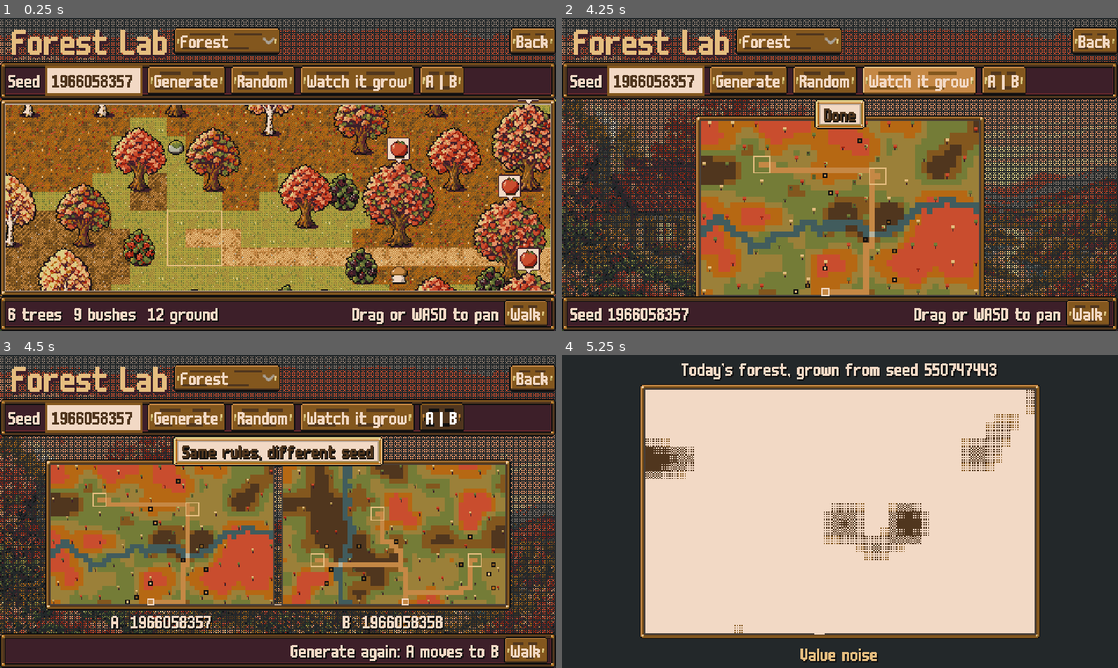
Above: before the commit, frames 1-4 (two rows, left to right).
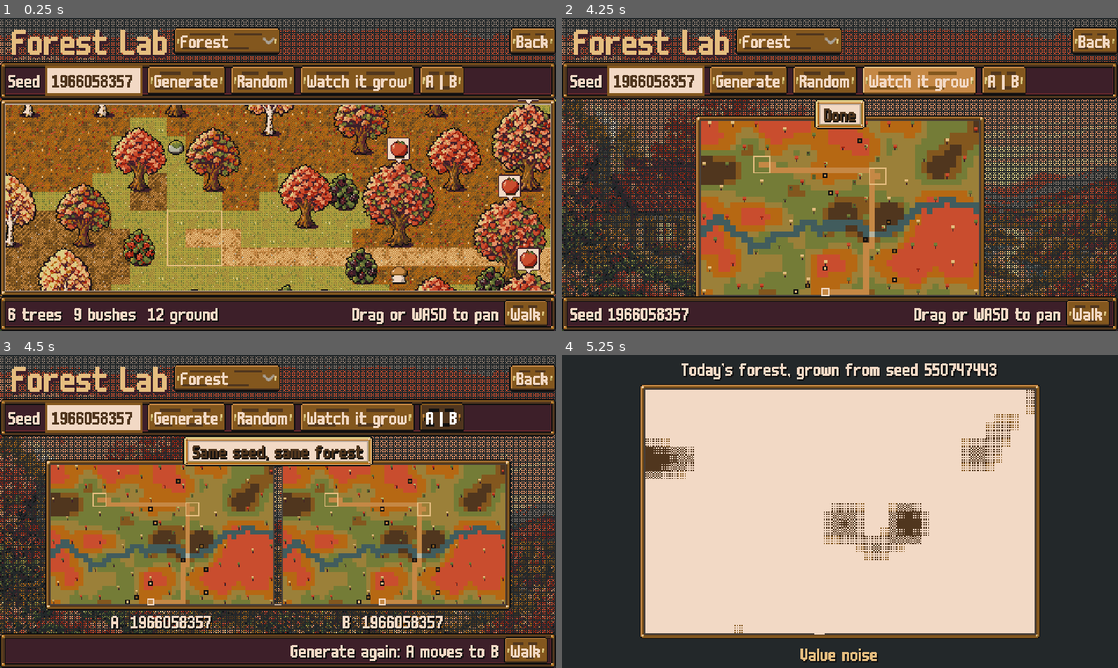
Above: after the commit, the same moments.

Repository: izzetemredemir/autumn-preserves
Game: Godot game, scene res://scenes/seed_lab/seed_lab.tscn
Two runs of this game, one before a commit and one after it. Both use one fixed random seed, a clock stepped at 60 frames per second and the inputs below. This scene is started directly instead of the project's main scene.
Inputs:
- Up to frame 1 (0.25 s): no input
- Up to frame 2 (4.25 s): click "Generate" at 0.5 s; click "Forest" at 1.25 s; click "Random" at 2 s; click "Watch it grow" at 2.75 s; click "Skip" at 3.5 s
- Up to frame 3 (4.5 s): click "A | B" at 4.25 s
- Up to frame 4 (5.25 s): click "Walk" at 5 s

Frames 1-2 are identical in both runs. In frame 3, 16% of the frame differs, in the area x 31-91%, y 26-88%; in frame 4, nothing differs.

Commit message:
feat(showcase): jar wall, species and forest-regrow montages

Diff:
--- /dev/null
+++ b/game/demo/forest_regrow.json
@@ -0,0 +1,8 @@
+[
+	{"t": 0.0, "scene": "res://scenes/seed_lab/seed_lab.tscn", "do": "speed", "args": [1.0]},
+	{"t": 0.4, "do": "lab_type", "args": ["452", 0.0], "note": "MONTAGE: the Forest Lab starts on seed 452"},
+	{"t": 1.8, "do": "lab_compare", "args": [true], "note": "C: A | B, the previous map next to the new one"},
+	{"dt": 1.6, "do": "lab_type", "args": ["452", 0.25], "note": "seed 452 again: the twin forests"},
+	{"dt": 4.6, "do": "lab_type", "args": ["autumn", 0.2], "note": "a new seed: a different forest (the identical pair was held about 3 s)"},
+	{"dt": 3.2, "quit": true, "note": "about 10 s in all"}
+]
--- a/game/i18n/strings.csv
+++ b/game/i18n/strings.csv
@@ -320,6 +320,7 @@
 WILD_LAB_CAPTION_A,A  %d
 WILD_LAB_CAPTION_B,B  %d
 WILD_LAB_SAME_RULES,"Same rules, different seed"
+WILD_LAB_SAME_SEED,"Same seed, same forest"
 WILD_STEP_NOISE,Value noise
 WILD_STEP_STREAM,Random-walk stream
 WILD_STEP_TREES,Poisson-disk trees
--- a/game/i18n/strings_tr.csv
+++ b/game/i18n/strings_tr.csv
@@ -320,6 +320,7 @@
 WILD_LAB_CAPTION_A,A  %d
 WILD_LAB_CAPTION_B,B  %d
 WILD_LAB_SAME_RULES,"Aynı kurallar, başka tohum"
+WILD_LAB_SAME_SEED,"Aynı tohum, aynı orman"
 WILD_STEP_NOISE,Değer gürültüsü
 WILD_STEP_STREAM,Rastgele yürüyüşle dere
 WILD_STEP_TREES,Poisson-disk ağaçlar
--- a/game/scenes/seed_lab/seed_lab.gd
+++ b/game/scenes/seed_lab/seed_lab.gd
@@ -257,8 +257,8 @@
 
 func _generate() -> void:
 	var s := seed_from_text(seed_edit.text)
-	if not map.is_empty() and s != save_seed:
-		seed_b = save_seed
+	if not map.is_empty():
+		seed_b = save_seed  # the same seed again makes an identical twin in A | B (generation is deterministic)
 	save_seed = s
 	seed_edit.text = str(save_seed)
 	_vars = VarietyGen.generate_all(save_seed, 0)
@@ -318,7 +318,7 @@
 # ---------- step-by-step replay and A | B (P1-SEEDLAB) ----------
 
 func b_seed() -> int:
-	return seed_b if seed_b >= 0 and seed_b != save_seed else (save_seed + 1) & 0x7FFFFFFF
+	return seed_b if seed_b >= 0 else (save_seed + 1) & 0x7FFFFFFF
 
 
 func _ensure_b() -> void:
@@ -467,7 +467,7 @@
 	if p < n:
 		_step_label.text = (tr("WILD_STEP_COUNT") % [p + 1, n]) + "  " + tr(String(GrowView.STEP_KEYS[p]))
 	elif two:
-		_step_label.text = tr("WILD_LAB_SAME_RULES")
+		_step_label.text = tr("WILD_LAB_SAME_SEED") if b_seed() == save_seed else tr("WILD_LAB_SAME_RULES")
 	else:
 		_step_label.text = tr("WILD_STEP_DONE")
 	_step_panel.reset_size()
--- /dev/null
+++ b/game/tests/smoke/jar_montage_shot.gd
@@ -0,0 +1,112 @@
+extends SceneTree
+## MONTAGE: ~40 generated products (base recipes x varieties x add-ins, plus FormulaGen inventions) of save seed 452,
+## each a JarIcon at 4x (bottles 3x) with its generated English name under it, one PNG per product:
+## builds/media/montage/jars/NN.png + jars.json [{file, name}]. tools/publish/make_gifs.py turns the list into jar_wall.gif.
+##   godot --path game --audio-driver Dummy -s res://tests/smoke/jar_montage_shot.gd     (windowed: shots need a GPU)
+const SEED := 452
+const COUNT := 40
+const FORMULAS := 8
+const CELL := Vector2i(120, 190)
+const OUT := "../builds/media/montage/jars"
+const PAPER := Color("f2d9c5")
+const INK := Color("50361e")
+
+
+func _initialize() -> void:
+	_run.call_deferred()
+
+
+func _keys() -> Array:
+	var varieties: Dictionary = State.new_game(SEED).varieties
+	var vids: Array = varieties.keys()
+	vids.sort()
+	var recipes: Array = []
+	for rid: String in Data.recipes():
+		if not Data.recipes()[rid].has("family_of"):
+			recipes.append(rid)
+	recipes.sort()
+	var addins: Array = [""]
+	var ad_ids: Array = Data.addins().keys()
+	ad_ids.sort()
+	addins.append_array(ad_ids)
+	var r := RandomNumberGenerator.new()
+	r.seed = SEED
+	var keys: Array = []
+	var names := {}
+	var tries := 0
+	while keys.size() < COUNT - FORMULAS and tries < 2000:
+		tries += 1
+		var rid: String = recipes[keys.size() % recipes.size()]
+		var key := ProductGen.make_key(rid, [vids[r.randi() % vids.size()]], addins[r.randi() % addins.size()])
+		var nm := ProductGen.product_name(key, varieties)
+		if not names.has(nm):
+			names[nm] = true
+			keys.append(key)
+	var methods: Array = FormulaGen.methods()
+	var nuts := ["walnut", "hazelnut"]
+	tries = 0
+	var fx := 0
+	while fx < FORMULAS and tries < 500:
+		tries += 1
+		var comps: Array = [vids[r.randi() % vids.size()], vids[r.randi() % vids.size()]]
+		if r.randi() % 2 == 0:
+			comps.append(nuts[r.randi() % nuts.size()])
+		var key := FormulaGen.make_key(methods[r.randi() % methods.size()], comps, [addins[1 + r.randi() % (addins.size() - 1)]])
+		var nm := ProductGen.product_name(key, varieties)
+		if not names.has(nm):
+			names[nm] = true
+			keys.append(key)
+			fx += 1
+	return [keys, varieties]
+
+
+func _run() -> void:
+	await process_frame
+	GameSettings.apply_language("en")
+	var made := _keys()
+	var keys: Array = made[0]
+	var varieties: Dictionary = made[1]
+	var dir := ProjectSettings.globalize_path("res://").path_join(OUT)
+	DirAccess.make_dir_recursive_absolute(dir)
+	for f in DirAccess.get_files_at(dir):
+		DirAccess.remove_absolute(dir.path_join(f))
+	var list: Array = []
+	for i in keys.size():
+		var desc := ProductGen.describe(keys[i], varieties)
+		var nm := String(desc.name)
+		var vp := SubViewport.new()
+		vp.size = CELL
+		vp.render_target_update_mode = SubViewport.UPDATE_ALWAYS
+		root.add_child(vp)
+		var bg := ColorRect.new()
+		bg.color = PAPER
+		bg.size = Vector2(CELL)
+		bg.theme = load("res://ui/theme/theme.tres")
+		vp.add_child(bg)
+		var jar := JarIcon.new()
+		jar.zoom = 3 if String(desc.vessel) == "bottle" else 4
+		jar.show_product(desc)
+		jar.position = Vector2((CELL.x - jar.size.x) / 2.0, 144 - jar.size.y)
+		bg.add_child(jar)
+		var l := Label.new()
+		l.text = nm
+		l.autowrap_mode = TextServer.AUTOWRAP_WORD_SMART
+		l.horizontal_alignment = HORIZONTAL_ALIGNMENT_CENTER
+		l.position = Vector2(4, 150)
+		l.size = Vector2(CELL.x - 8, 36)
+		l.add_theme_color_override("font_color", INK)
+		l.add_theme_color_override("font_shadow_color", Color(0, 0, 0, 0))
+		bg.add_child(l)
+		await process_frame
+		await process_frame
+		RenderingServer.force_draw(false)
+		var img := vp.get_texture().get_image()
+		var file := "%02d.png" % i
+		img.save_png(dir.path_join(file))
+		list.append({"file": file, "name": nm})
+		vp.queue_free()
+	var jf := FileAccess.open(dir.get_base_dir().path_join("jars.json"), FileAccess.WRITE)
+	jf.store_string(JSON.stringify(list, "\t"))
+	jf.close()
+	print("jar_montage_shot: %d jars -> %s" % [list.size(), dir])
+	quit(0 if list.size() >= 36 else 1)
--- /dev/null
+++ b/game/tests/smoke/species_montage_shot.gd
@@ -0,0 +1,67 @@
+extends SceneTree
+## MONTAGE: 30 generated species of save seed 452 (icon at 4x + English name), one PNG each:
+## builds/media/montage/species/NN.png + species.json [{file, name}]. tools/publish/make_gifs.py makes species.gif.
+##   godot --path game --audio-driver Dummy -s res://tests/smoke/species_montage_shot.gd     (windowed)
+const SEED := 452
+const COUNT := 30
+const CELL := Vector2i(160, 104)
+const OUT := "../builds/media/montage/species"
+const PAPER := Color("f2d9c5")
+const INK := Color("50361e")
+
+
+func _initialize() -> void:
+	_run.call_deferred()
+
+
+func _run() -> void:
+	await process_frame
+	GameSettings.apply_language("en")
+	var list := SpeciesGen.known(SEED, 200).slice(0, COUNT)
+	for sp: Dictionary in list:
+		SpeciesGen.register(sp)
+	var dir := ProjectSettings.globalize_path("res://").path_join(OUT)
+	DirAccess.make_dir_recursive_absolute(dir)
+	for f in DirAccess.get_files_at(dir):
+		DirAccess.remove_absolute(dir.path_join(f))
+	var out: Array = []
+	for i in list.size():
+		var sp: Dictionary = list[i]
+		var vp := SubViewport.new()
+		vp.size = CELL
+		vp.render_target_update_mode = SubViewport.UPDATE_ALWAYS
+		root.add_child(vp)
+		var bg := ColorRect.new()
+		bg.color = PAPER
+		bg.size = Vector2(CELL)
+		bg.theme = load("res://ui/theme/theme.tres")
+		vp.add_child(bg)
+		var icon := TextureRect.new()
+		icon.texture = IconLib.ingredient(String(sp.id))
+		icon.texture_filter = CanvasItem.TEXTURE_FILTER_NEAREST
+		icon.expand_mode = TextureRect.EXPAND_IGNORE_SIZE
+		icon.stretch_mode = TextureRect.STRETCH_SCALE
+		icon.size = Vector2(64, 64)
+		icon.position = Vector2((CELL.x - 64) / 2.0, 8)
+		bg.add_child(icon)
+		var l := Label.new()
+		l.text = String(sp.display_name)
+		l.autowrap_mode = TextServer.AUTOWRAP_WORD_SMART
+		l.horizontal_alignment = HORIZONTAL_ALIGNMENT_CENTER
+		l.position = Vector2(4, 76)
+		l.size = Vector2(CELL.x - 8, 26)
+		l.add_theme_color_override("font_color", INK)
+		l.add_theme_color_override("font_shadow_color", Color(0, 0, 0, 0))
+		bg.add_child(l)
+		await process_frame
+		await process_frame
+		RenderingServer.force_draw(false)
+		var file := "%02d.png" % i
+		vp.get_texture().get_image().save_png(dir.path_join(file))
+		out.append({"file": file, "name": String(sp.display_name)})
+		vp.queue_free()
+	var jf := FileAccess.open(dir.get_base_dir().path_join("species.json"), FileAccess.WRITE)
+	jf.store_string(JSON.stringify(out, "\t"))
+	jf.close()
+	print("species_montage_shot: %d species -> %s" % [out.size(), dir])
+	quit(0 if out.size() == COUNT else 1)
Not shown, added: game/tests/smoke/jar_montage_shot.gd.uid
Not shown, added: game/tests/smoke/species_montage_shot.gd.uid
Not shown, added: shots/forest_regrow.gif
Not shown, added: shots/fun_mg.gif
Not shown, added: shots/jar_wall.gif
Not shown, added: shots/species.gif
